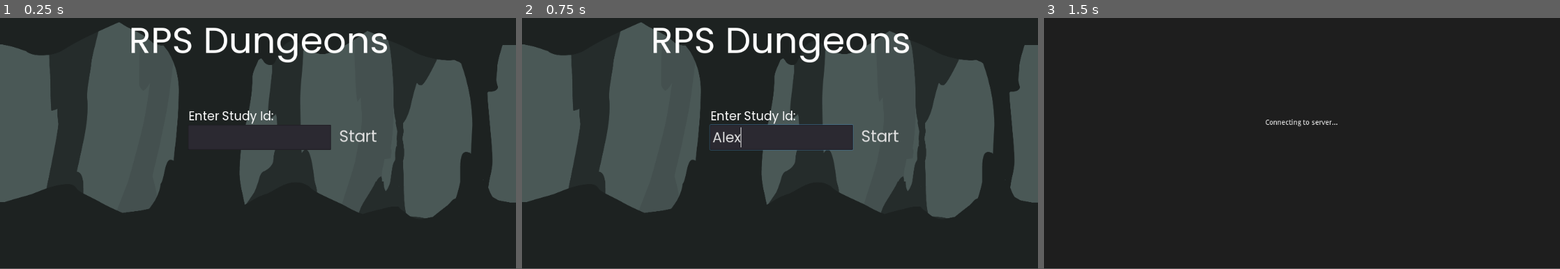
Above: before the commit, frames 1-3 (left to right).
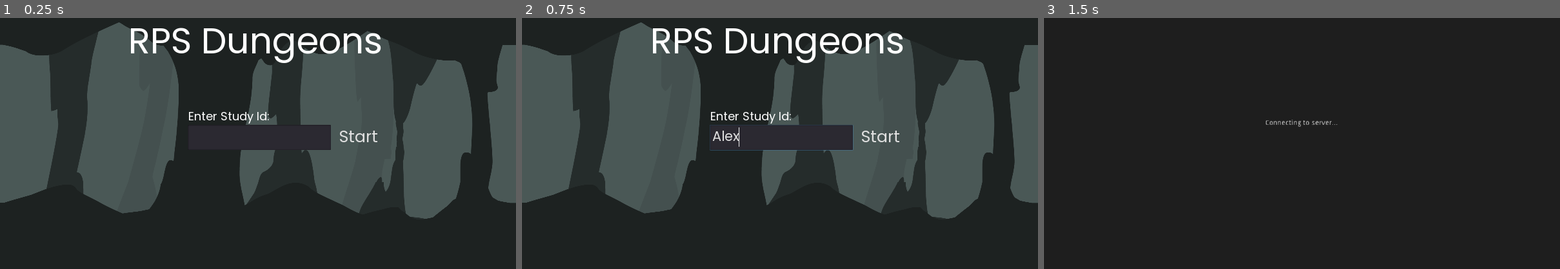
Above: after the commit, the same moments.

Repository: AttacktoWin/cmput-399
Game: Godot game, scene res://Scenes/Title.tscn
The game is run twice, just before and just after one commit, with the same random seed, the same clock (stepped at 60 frames per second) and the same inputs.
Inputs (mouse positions are in pixels of both pictures, inside the frame that each line leads up to):
- Up to frame 1 (0.25 s): no input
- Up to frame 2 (0.75 s): click (780, 138) at 0.52 s; type "Alex" at 0.6 s
- Up to frame 3 (1.5 s): click "Start" at 1.25 s
In our replay, the window is 800x468 before the commit and 800x469 after it. These sizes can differ from the game's own. Grey fills any space a smaller window leaves; there, only what the larger window draws over its background counts as a difference.

The runs differ from the first frame. In frame 1, 2.8% of the frame differs, in the area x 0-99%, y 3-80%; in frame 2, 3.1%; in frame 3, 0.1%.

Commit message:
Juice, bug fixes, and preliminary reset state

Diff:
--- a/Scenes/State.tscn
+++ b/Scenes/State.tscn
@@ -9,6 +9,7 @@
 [ext_resource path="res://Assets/Tiles/selected_0.png" type="Texture" id=7]
 [ext_resource path="res://Scenes/UnitPanel.tscn" type="PackedScene" id=8]
 [ext_resource path="res://Assets/back_cave.png" type="Texture" id=9]
+[ext_resource path="res://Scripts/Camera.gd" type="Script" id=10]
 
 [sub_resource type="AnimatedTexture" id=1]
 flags = 4
@@ -24,6 +25,7 @@
 [node name="Camera2D" type="Camera2D" parent="."]
 anchor_mode = 0
 current = true
+script = ExtResource( 10 )
 
 [node name="TextureRect" type="TextureRect" parent="."]
 margin_right = 1024.0
--- a/Scenes/Title.tscn
+++ b/Scenes/Title.tscn
@@ -85,8 +85,4 @@
 text = "Enter Study Id:"
 fit_content_height = true
 
-[node name="Camera2D" type="Camera2D" parent="."]
-anchor_mode = 0
-current = true
-
 [connection signal="pressed" from="CanvasLayer/Button" to="." method="_on_Button_pressed"]
--- a/Scenes/UnitPanel.tscn
+++ b/Scenes/UnitPanel.tscn
@@ -90,3 +90,5 @@
 bbcode_text = "[right]0/0[/right]"
 text = "0/0"
 fit_content_height = true
+
+[node name="Tween" type="Tween" parent="."]
--- /dev/null
+++ b/Scripts/Camera.gd
@@ -0,0 +1,31 @@
+extends Camera2D
+
+
+var intensity = 0.0
+var power = 2
+var amount = 0.0
+
+var decay = 0.8
+var max_offset = Vector2(36, 64)
+var max_roll = 0.1
+
+
+# Called when the node enters the scene tree for the first time.
+func _ready():
+	randomize()
+
+
+# Called every frame. 'delta' is the elapsed time since the previous frame.
+func _process(delta):
+	if (intensity):
+		intensity = max(intensity - decay * delta, 0)
+		rough_shake()
+
+func rough_shake():
+	amount = pow(intensity, power)
+	rotation = max_roll * amount * rand_range(-1, 1)
+	offset.x = max_offset.x * amount * rand_range(-1, 1)
+	offset.y = max_offset.y * amount * rand_range(-1, 1)
+
+func set_shake(add_intensity = 0.5):
+	intensity = min(intensity + add_intensity, 1.0)
--- a/Scripts/State.gd
+++ b/Scripts/State.gd
@@ -3,6 +3,7 @@
 signal unit_selected(unit_x, unit_y)
 signal unit_deselected
 signal possibilities_changed(possibilities)
+signal shake_screen
 
 const Unit = preload("res://Scripts/Unit.gd")
 
@@ -17,7 +18,7 @@
 
 onready var _client := $Client
 
-enum phase_enum { connecting, select_unit, select_cell, movement, resolve, win }
+enum phase_enum { connecting, waiting, select_unit, select_cell, movement, resolve, win }
 export(phase_enum) var current_phase = phase_enum.connecting
 
 onready var selector = $Selector
@@ -25,6 +26,7 @@
 onready var panel = $Panel
 onready var primary_unit_panel = $UnitPanel
 onready var secondary_unit_panel = $UnitPanel2
+onready var camera = $Camera2D
 
 
 # Called when the node enters the scene tree for the first time.
@@ -44,6 +46,7 @@
 	self._client.connect("packet_data", self, "_update_state_from_packet")
 	self._client.connect("client_connected", self, "_on_client_connected")
 	connect("possibilities_changed", self.panel, "_on_possibilities_changed")
+	connect("shake_screen", self.camera, "set_shake")
 
 func _input(event):
 	if (event.is_action_pressed("accept")):
@@ -82,7 +85,6 @@
 				self._client._send_packet(self.units_node.get_children(), self.player_points, self.enemy_points, self.units_node.get_children().find(selected_unit), direction)
 				self.current_phase = phase_enum.movement
 				self.selector.visible = false
-				self.selected_unit = null
 	if (event.is_action_pressed("cancel")):
 		match self.current_phase:
 			phase_enum.select_cell:
@@ -96,10 +98,15 @@
 
 func _set_study_id(id: String):
 	self._client.study_id = id
+	if (self.current_phase == phase_enum.waiting):
+		self.current_phase = phase_enum.select_unit
 
 func _on_client_connected():
 	selector.coordinate_vector = Vector2(0, 0)
-	self.current_phase = phase_enum.select_unit
+	if (self._client.study_id != ''):
+		self.current_phase = phase_enum.select_unit
+	else:
+		self.current_phase = phase_enum.waiting
 	$CanvasLayer.queue_free()
 
 func _set_selected_unit(new_unit: Unit):
@@ -149,7 +156,9 @@
 			enemy_index = u
 		if (units[u].unit_name == player_unit[0]):
 			player_index = u
-	# TODO: play a cool animation
+
+	if (units[enemy_index].hp > int(enemy_unit[2]) || units[player_index].hp > int(player_unit[2])):
+		emit_signal("shake_screen")
 
 	units[enemy_index].hp = int(enemy_unit[1])
 	units[enemy_index].coordinate_vector.x = int(enemy_unit[2])
@@ -160,16 +169,40 @@
 
 	if (player_index > enemy_index):
 		if (units[player_index].hp <= 0):
-			units[player_index].queue_free()
+			units[player_index].kill_unit()
 		if (units[enemy_index].hp <= 0):
-			units[enemy_index].queue_free()
+			units[enemy_index].kill_unit()
 	else:
 		if (units[enemy_index].hp <= 0):
-			units[enemy_index].queue_free()
+			units[enemy_index].kill_unit()
 		if (units[player_index].hp <= 0):
-			units[player_index].queue_free()
+			units[player_index].kill_unit()
+	call_deferred("_check_win")
+
+func _check_win():
+	if (len(get_player_units()) == 0):
+		self.current_phase = phase_enum.win
+		return
+	if (len(get_enemy_units()) == 0):
+		self.current_phase = phase_enum.win
+		return
 	self.current_phase = phase_enum.select_unit
-	self.selector.visible = true
+	self.selected_unit = null
+	self.selected_indicator.visible = false
+	$Tween.interpolate_property(primary_unit_panel, "rect_position", primary_unit_panel.rect_position, primary_unit_panel.rect_position + Vector2(219, 0), 0.15)
+	$Tween.interpolate_property(secondary_unit_panel, "rect_position", secondary_unit_panel.rect_position, secondary_unit_panel.rect_position + Vector2(0, 118), 0.15)
+	$Tween.start()
+
+func _reset_state():
+	_set_study_id("")
+	self.possibilities = []
+	for unit in units_node.get_children():
+		unit.queue_free()
+	call_deferred("_generate_potential_units")
+	self.current_phase = phase_enum.waiting
+	var title_screen = load("res://Scenes/Title.tscn")
+	var scene = title_screen.instance()
+	get_tree().add_child(scene)
 
 func _on_cell_hovered(x: int, y: int):
 	selector.coordinate_vector = Vector2(x, y)
--- a/Scripts/Unit.gd
+++ b/Scripts/Unit.gd
@@ -23,6 +23,8 @@
 
 func _ready():
 	sprite.animation = texture
+	if (self.allegiance == allegiance_enum.enemy):
+		sprite.modulate = Color(1, 0.5, 0.5)
 
 static func make(unit_name: String, hp: int, x: int, y: int, weapon: int, allegiance: int) -> Unit:
 	var node = load("res://Scenes/Classes/Unit.tscn").instance()
@@ -54,7 +56,8 @@
 			self.texture = "scissors"
 	weapon = new_weapon
 
-func _on_unit_killed(unit_name: String):
-	if (self.unit_name == unit_name && self.hp <= 0):
-		# Change this to add in animations/indicators
-		self.queue_free()
+func kill_unit():
+	tween.interpolate_property(self, "modulate", self.modulate, Color(1, 0, 0), 0.2)
+	tween.interpolate_property(self, "modulate", Color(1, 0, 0), Color(0, 0, 0), 0.1, 0, Tween.EASE_OUT, 0.2)
+	tween.interpolate_callback(self, 0.3, "queue_free")
+	tween.start()
--- a/Scripts/UnitPanel.gd
+++ b/Scripts/UnitPanel.gd
@@ -101,4 +101,4 @@
 		"health": unit_health,
 		"max_health": max_health
 	})
-	health_bar.anchor_right = float(unit_health) / max_health
+	$Tween.interpolate_property(health_bar, "anchor_right", health_bar.anchor_right, float(unit_health) / max_health, 0.1, Tween.TRANS_LINEAR, Tween.EASE_IN)
--- a/project.godot
+++ b/project.godot
@@ -39,6 +39,12 @@
 [autoload]
 
 State="*res://Scenes/State.tscn"
+
+[display]
+
+window/size/resizable=false
+window/size/fullscreen=true
+window/stretch/mode="2d"
 
 [gui]
 
Not shown: 1 places in Scenes/State.tscn that only renumber resources
